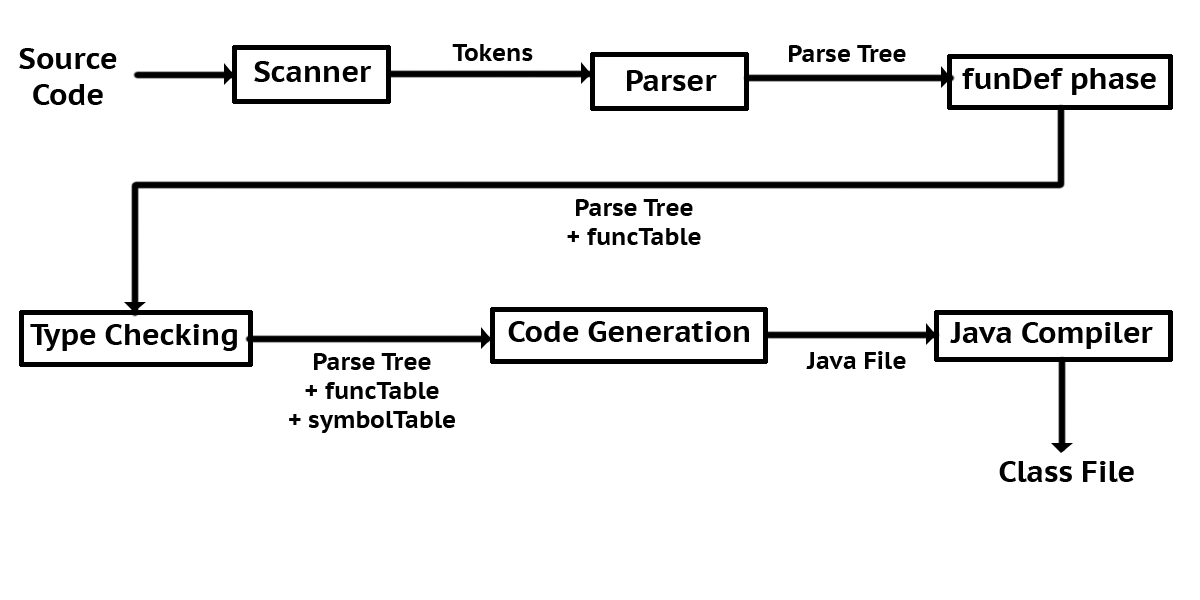
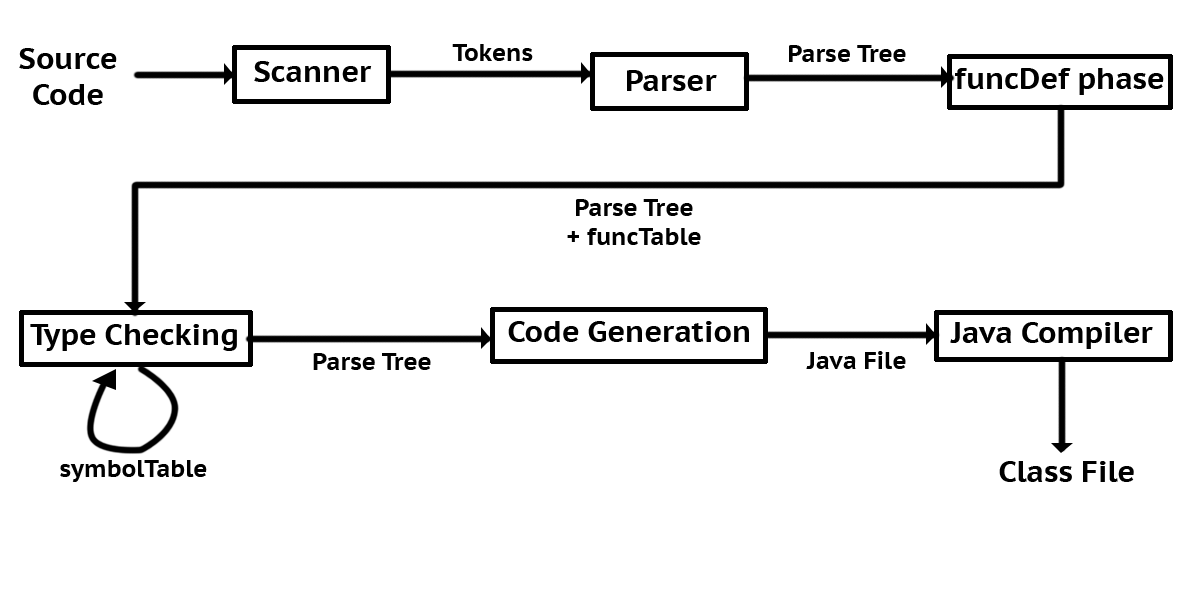
Layers edited between the first and the second 1200px x 600px image:
added layer "symbolTable" above "Layer 9" over (60, 460, 207, 482)
added layer "Layer 9" above "Parse Tree" over (86, 367, 179, 455)
renamed "Parse Tree + funcTable + symbolTable" to "Parse Tree", painted on it over (289, 353, 455, 433)
renamed "funDef phase" to "funcDef phase", painted on it over (955, 68, 1164, 95)
